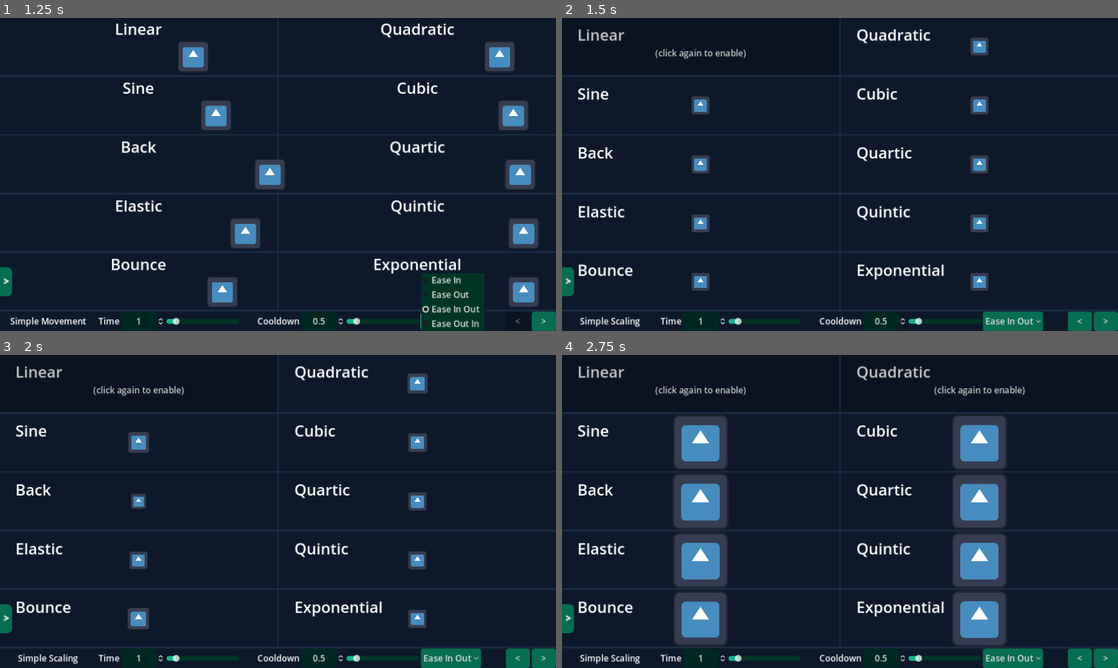
Above: before the commit, frames 1-4 (two rows, left to right).
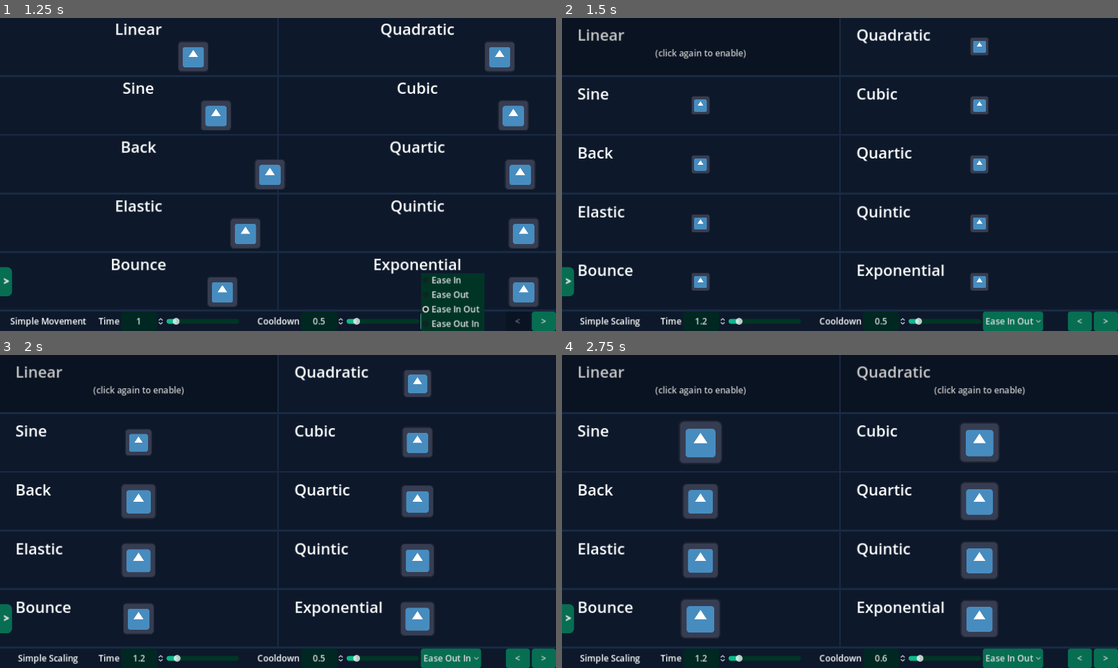
Above: after the commit, the same moments.

Repository: popcar2/Godot_Tween_Comparisons
Game: Godot game, scene res://Scenes/1_Movement.tscn
The game is run twice, just before and just after one commit, with the same random seed, the same clock (stepped at 60 frames per second) and the same inputs. The engine's default icon, where the game draws it, is replaced by a stand-in: a white triangle on a blue panel in a dark square.
Inputs (mouse positions are in pixels of both pictures, inside the frame that each line leads up to):
- Up to frame 1 (1.25 s): click "Ease In Out" at 0.5 s
- Up to frame 2 (1.5 s): move the mouse to (701, 46) at 1.27 s; hold Right (ui_right) from 1.28 s (still down); tap W (increase_time, bound only after the commit) at 1.35 s; click (701, 46) at 1.42 s
- Up to frame 3 (2 s): keep holding Right (ui_right); tap X (next_ease, bound only after the commit) at 1.55 s
- Up to frame 4 (2.75 s): move the mouse to (979, 383) at 2.02 s; release Right (ui_right) at 2.03 s; hold S (increase_cooldown, bound only after the commit) from 2.03 s (still down); tap X (next_ease, bound only after the commit) at 2.1 s; click (979, 383) at 2.17 s; tap Z (previous_ease, bound only after the commit) at 2.3 s

Frame 1 is identical in both runs. In frame 2, less than 0.1% of the frame differs, in the area x 24-33%, y 95-98%; in frame 3, 4.1%; in frame 4, 9.5%, in the area x 20-80%, y 19-98%.

Commit message:
Add hotkeys

Diff:
--- a/Project/Scripts/SceneController.gd
+++ b/Project/Scripts/SceneController.gd
@@ -44,6 +44,26 @@
 		Tween.EASE_IN_OUT: easetype_option.select(2)
 		Tween.EASE_OUT_IN: easetype_option.select(3)
 
+func _process(_delta):
+	if Input.is_action_just_pressed("increase_cooldown"):
+		_on_cooldown_changed(tween_controller.get_cooldown() + 0.1)
+	elif Input.is_action_just_pressed("reduce_cooldown"):
+		_on_cooldown_changed(tween_controller.get_cooldown() - 0.1)
+	elif Input.is_action_just_pressed("increase_time"):
+		_on_time_changed(tween_controller.get_time() + 0.2)
+	elif Input.is_action_just_pressed("reduce_time"):
+		_on_time_changed(tween_controller.get_time() - 0.2)
+	elif Input.is_action_just_pressed("next_ease"):
+		match tween_controller.get_ease():
+			Tween.EASE_IN: _on_ease_type_option_item_selected(1)
+			Tween.EASE_OUT: _on_ease_type_option_item_selected(2)
+			Tween.EASE_IN_OUT: _on_ease_type_option_item_selected(3)
+	elif Input.is_action_just_pressed("previous_ease"):
+		match tween_controller.get_ease():
+			Tween.EASE_OUT: _on_ease_type_option_item_selected(0)
+			Tween.EASE_IN_OUT: _on_ease_type_option_item_selected(1)
+			Tween.EASE_OUT_IN: _on_ease_type_option_item_selected(2)
+
 func activate_tweens(time: float, ease_type: Tween.EaseType):
 	var tween: Tween = get_tree().create_tween()
 	tween.set_parallel(true)
@@ -87,6 +107,7 @@
 	cooldown_spinbox.value = value
 
 func _on_ease_type_option_item_selected(index: int):
+	easetype_option.select(index)
 	match index:
 		0: tween_controller.set_ease(Tween.EASE_IN)
 		1: tween_controller.set_ease(Tween.EASE_OUT)
--- a/Project/project.godot
+++ b/Project/project.godot
@@ -28,6 +28,39 @@
 
 import/blender/enabled=false
 
+[input]
+
+increase_time={
+"deadzone": 0.5,
+"events": [Object(InputEventKey,"resource_local_to_scene":false,"resource_name":"","device":-1,"window_id":0,"alt_pressed":false,"shift_pressed":false,"ctrl_pressed":false,"meta_pressed":false,"pressed":false,"keycode":0,"physical_keycode":87,"key_label":0,"unicode":119,"echo":false,"script":null)
+]
+}
+reduce_time={
+"deadzone": 0.5,
+"events": [Object(InputEventKey,"resource_local_to_scene":false,"resource_name":"","device":-1,"window_id":0,"alt_pressed":false,"shift_pressed":false,"ctrl_pressed":false,"meta_pressed":false,"pressed":false,"keycode":0,"physical_keycode":81,"key_label":0,"unicode":113,"echo":false,"script":null)
+]
+}
+increase_cooldown={
+"deadzone": 0.5,
+"events": [Object(InputEventKey,"resource_local_to_scene":false,"resource_name":"","device":-1,"window_id":0,"alt_pressed":false,"shift_pressed":false,"ctrl_pressed":false,"meta_pressed":false,"pressed":false,"keycode":0,"physical_keycode":83,"key_label":0,"unicode":115,"echo":false,"script":null)
+]
+}
+reduce_cooldown={
+"deadzone": 0.5,
+"events": [Object(InputEventKey,"resource_local_to_scene":false,"resource_name":"","device":-1,"window_id":0,"alt_pressed":false,"shift_pressed":false,"ctrl_pressed":false,"meta_pressed":false,"pressed":false,"keycode":0,"physical_keycode":65,"key_label":0,"unicode":97,"echo":false,"script":null)
+]
+}
+next_ease={
+"deadzone": 0.5,
+"events": [Object(InputEventKey,"resource_local_to_scene":false,"resource_name":"","device":-1,"window_id":0,"alt_pressed":false,"shift_pressed":false,"ctrl_pressed":false,"meta_pressed":false,"pressed":false,"keycode":0,"physical_keycode":88,"key_label":0,"unicode":120,"echo":false,"script":null)
+]
+}
+previous_ease={
+"deadzone": 0.5,
+"events": [Object(InputEventKey,"resource_local_to_scene":false,"resource_name":"","device":-1,"window_id":0,"alt_pressed":false,"shift_pressed":false,"ctrl_pressed":false,"meta_pressed":false,"pressed":false,"keycode":0,"physical_keycode":90,"key_label":0,"unicode":122,"echo":false,"script":null)
+]
+}
+
 [rendering]
 
 renderer/rendering_method="gl_compatibility"
